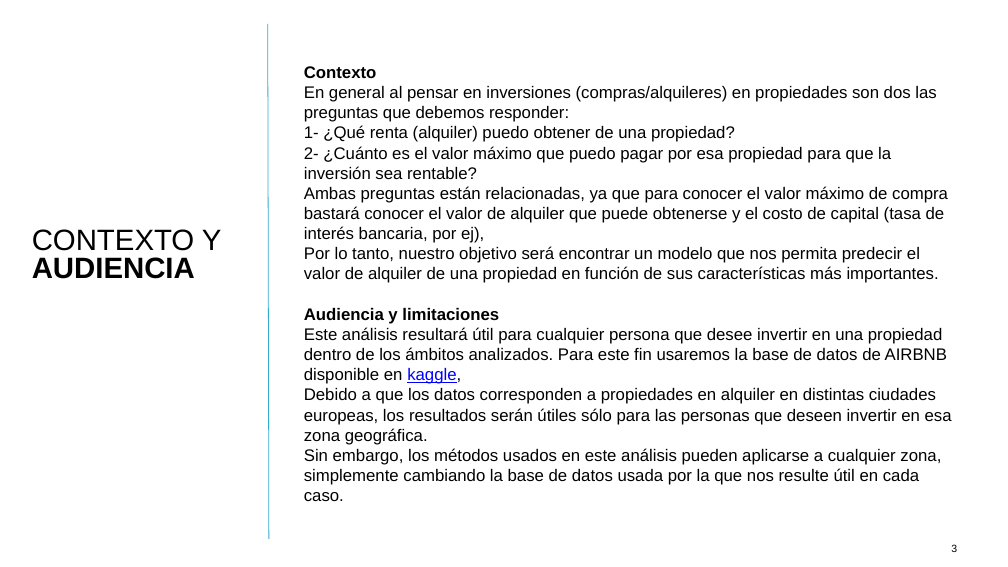
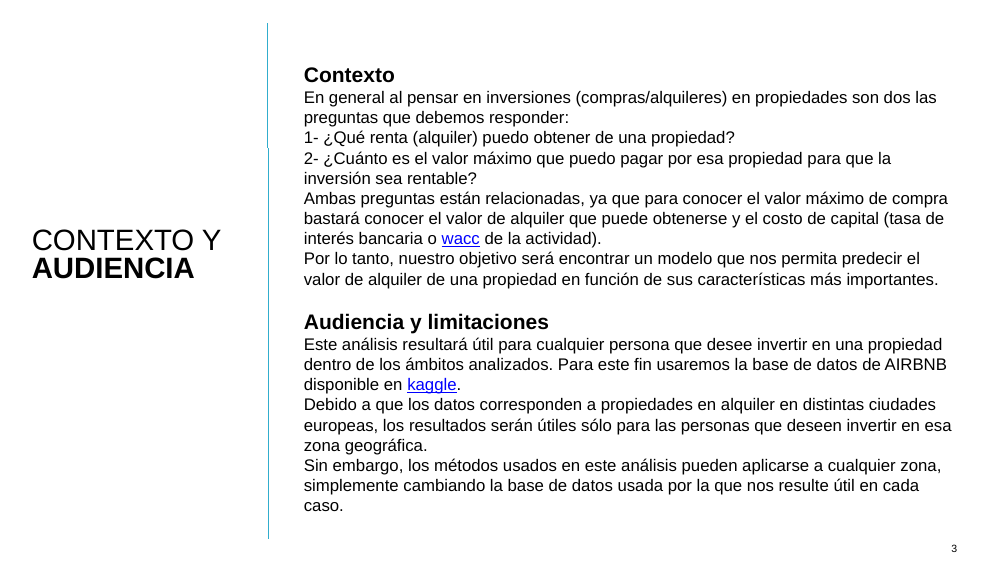
Before and after one commit to tekluis/CoderHouse, a slide deck: slide 3 of 11-PRESENTACION_TEK.pptx. Drawn at 1008x567 pixels with LibreOffice and Linux fonts; fonts in the diff are those of the drawing. Boxes give left, top, right and bottom in pixels: in the first picture for what was removed or moved away, otherwise in the second. Text is boxed around its words. In the diff, an @@ line names an element or a change of style, - is before the commit and + after.

```diff
--- a/11-PRESENTACION_TEK.pptx
+++ b/11-PRESENTACION_TEK.pptx
@@ text at (x1=304, y1=67, x2=549, y2=334): size 16 to 20 pt in "Contexto", "Audiencia y limitaciones" @@
@@ text at (x1=304, y1=191, x2=948, y2=248): text changed @@
-Ambas preguntas están relacionadas, ya que para conocer el valor máximo de compra bastará conocer el valor de alquiler que puede obtenerse y el costo de capital (tasa de interés bancaria, por ej),
+Ambas preguntas están relacionadas, ya que para conocer el valor máximo de compra bastará conocer el valor de alquiler que puede obtenerse y el costo de capital (tasa de interés bancaria o wacc de la actividad).
@@ text at (x1=304, y1=337, x2=947, y2=394): text changed @@
-Este análisis resultará útil para cualquier persona que desee invertir en una propiedad dentro de los ámbitos analizados. Para este fin usaremos la base de datos de AIRBNB disponible en kaggle,
+Este análisis resultará útil para cualquier persona que desee invertir en una propiedad dentro de los ámbitos analizados. Para este fin usaremos la base de datos de AIRBNB disponible en kaggle.
```
Also in this commit, not shown: 7 other slides changed, 2 slides added, 1 slide removed, 1 other file.
